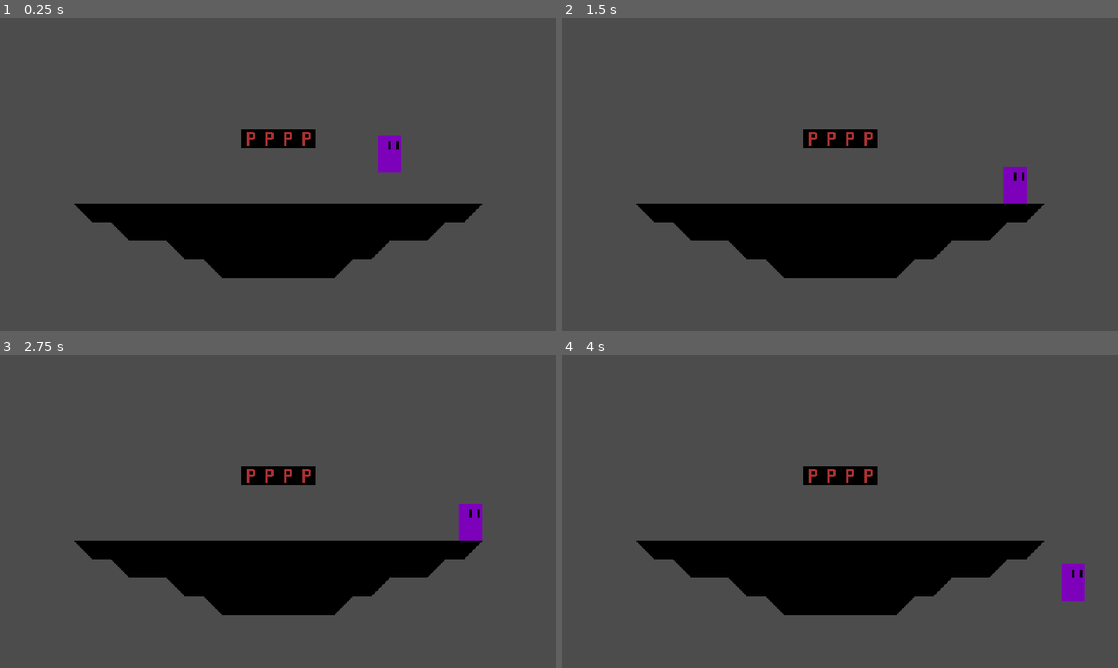
Above: before the commit, frames 1-4 (two rows, left to right).
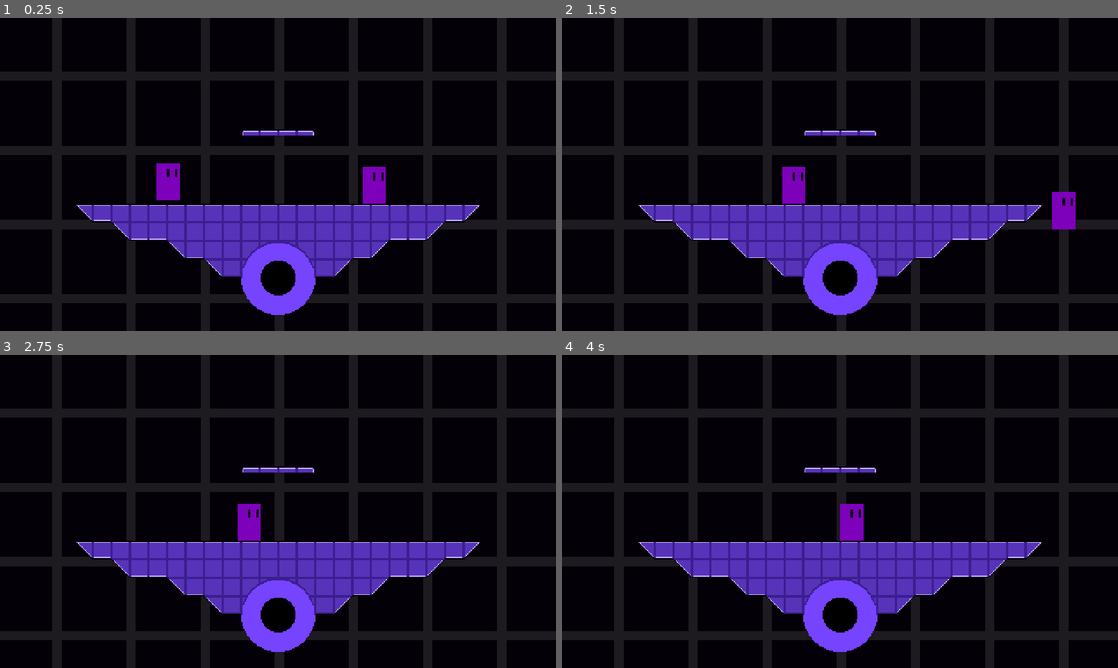
Above: after the commit, the same moments.

Repository: Logn35/SmashBox
Game: Godot game, scene res://Stages/Test Stage.tscn
Same seed, same stepped clock (60 frames per second), same inputs: the game is played once before the commit and once after it.
Inputs:
- Up to frame 1 (0.25 s): no input
- Up to frame 2 (1.5 s): hold D (moveRight) 0.53-1.28 s; hold A (moveLeft) from 1.28 s (still down)
- Up to frame 3 (2.75 s): release A (moveLeft) at 2.03 s; hold D (moveRight) from 2.03 s (still down)
- Up to frame 4 (4 s): release D (moveRight) at 3.53 s; hold A (moveLeft) from 3.53 s (still down)

The runs differ from the first frame. In frame 1, 99% of the frame differs, in the area x 0-100%, y 0-100%; in frame 2, 99%; in frame 3, 99%; in frame 4, 99%.

Commit message:
Added sprites for the test stage

Diff:
--- /dev/null
+++ b/Stages/Test Stage Background.tscn
@@ -0,0 +1,10 @@
+[gd_scene load_steps=3 format=2]
+
+[ext_resource path="res://Assets/Sprites/Stages/Test Background.png" type="Texture" id=1]
+[ext_resource path="res://Assets/Sprites/Stages/Test Background1.png" type="Texture" id=2]
+
+[node name="Stage Background" type="Sprite"]
+texture = ExtResource( 1 )
+
+[node name="Stage Background Grid" type="Sprite" parent="."]
+texture = ExtResource( 2 )
--- a/Stages/Test Stage.tscn
+++ b/Stages/Test Stage.tscn
@@ -6,22 +6,31 @@
 [ext_resource path="res://Assets/Stage Tiles/PlayerSpawner.tscn" type="PackedScene" id=4]
 [ext_resource path="res://Actors/TestCharacter.tscn" type="PackedScene" id=5]
 [ext_resource path="res://Game Engine Objects/Game Engine.tscn" type="PackedScene" id=6]
+[ext_resource path="res://Assets/Sprites/Stages/Test Stage.png" type="Texture" id=7]
+[ext_resource path="res://Stages/Test Stage Background.tscn" type="PackedScene" id=8]
 
 [node name="Test Stage" type="Node2D"]
+
+[node name="Stage Background" parent="." instance=ExtResource( 8 )]
+position = Vector2( 239, 97 )
 
 [node name="SolidTiles" parent="." instance=ExtResource( 1 )]
 tile_data = PoolIntArray( 655364, 4, 0, 655365, 0, 0, 655366, 0, 0, 655367, 0, 0, 655368, 0, 0, 655369, 0, 0, 655370, 0 …(747 unchanged characters)…
 
 [node name="Platform Block" parent="." instance=ExtResource( 3 )]
+visible = false
 position = Vector2( 216, 104 )
 
 [node name="Platform Block2" parent="." instance=ExtResource( 3 )]
+visible = false
 position = Vector2( 232, 104 )
 
 [node name="Platform Block3" parent="." instance=ExtResource( 3 )]
+visible = false
 position = Vector2( 248, 104 )
 
 [node name="Platform Block4" parent="." instance=ExtResource( 3 )]
+visible = false
 position = Vector2( 264, 104 )
 
 [node name="Ledge" parent="." instance=ExtResource( 2 )]
@@ -49,7 +58,16 @@
 position = Vector2( 384, 144 )
 
 [node name="TestCharacter" parent="." instance=ExtResource( 5 )]
-position = Vector2( 336, 104 )
+position = Vector2( 145, 129 )
+
+[node name="TestCharacter" parent="TestCharacter" instance=ExtResource( 5 )]
+position = Vector2( 178, 3 )
 
 [node name="Game Engine" parent="." instance=ExtResource( 6 )]
 position = Vector2( 8, 8 )
+
+[node name="Test Stage Sprite" type="Sprite" parent="."]
+
+[node name="Test Stage" type="Sprite" parent="Test Stage Sprite"]
+position = Vector2( 239, 134 )
+texture = ExtResource( 7 )
--- /dev/null
+++ b/scripts/Game Engine Scripts/Special_Engine_Scripts/Camera_Average.gd
@@ -0,0 +1,16 @@
+extends Node
+
+
+# Declare member variables here. Examples:
+# var a = 2
+# var b = "text"
+
+
+# Called when the node enters the scene tree for the first time.
+func _ready():
+	pass # Replace with function body.
+
+
+# Called every frame. 'delta' is the elapsed time since the previous frame.
+#func _process(delta):
+#	pass
Binary file added: Assets/Sprites/Masking/hurtbox_average.png
Not shown, added: Assets/Sprites/Masking/hurtbox_average.png.import
Binary file added: Assets/Sprites/Stages/Test Background.png
Not shown, added: Assets/Sprites/Stages/Test Background.png.import
Binary file added: Assets/Sprites/Stages/Test Background1.png
Not shown, added: Assets/Sprites/Stages/Test Background1.png.import
Binary file added: Assets/Sprites/Stages/Test Stage.png
Not shown, added: Assets/Sprites/Stages/Test Stage.png.import
Not shown: 1 places in Stages/Test Stage.tscn that only renumber resources
